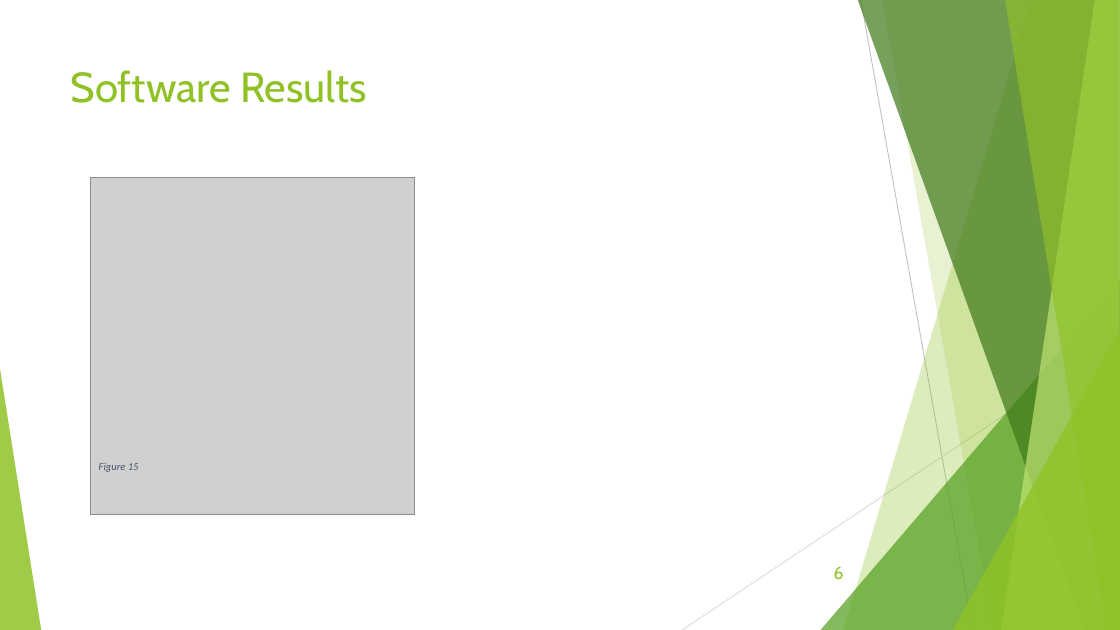
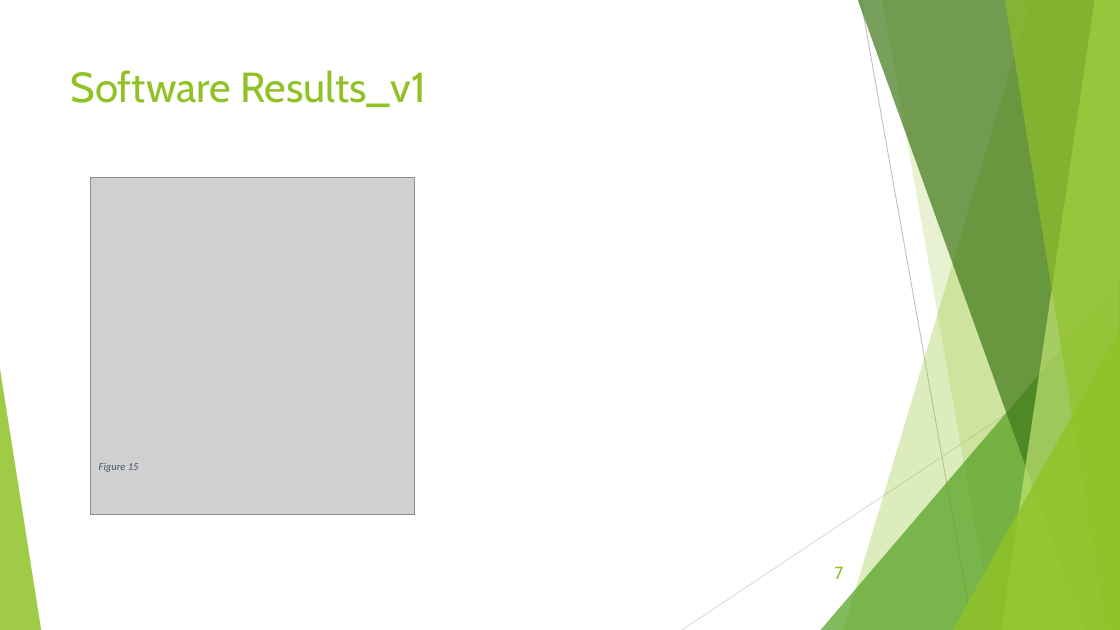
Before and after one commit to Ramy-osama/Hardware-FasterRCNN, a slide deck: slide 7 of Documentation/6-13-2020.pptx (slide 6 before the commit). Drawn at 1120x630 pixels with LibreOffice and Linux fonts; fonts in the diff are those of the drawing; grey boxes stand for pictures. Boxes give left, top, right and bottom in pixels: in the first picture for what was removed or moved away, otherwise in the second. Text is boxed around its words. In the diff, an @@ line names an element or a change of style, - is before the commit and + after.

```diff
--- a/Documentation/6-13-2020.pptx
+++ b/Documentation/6-13-2020.pptx
@@ title at [71,70,426,107]: text changed @@
-Software Results
+Software Results_v1
@@ page number at [835,566,844,579]: text changed @@
-6
+7
```
Also in this commit, not shown: 13 other slides changed, 24 slides added, 1 slide removed, 14 other files.
